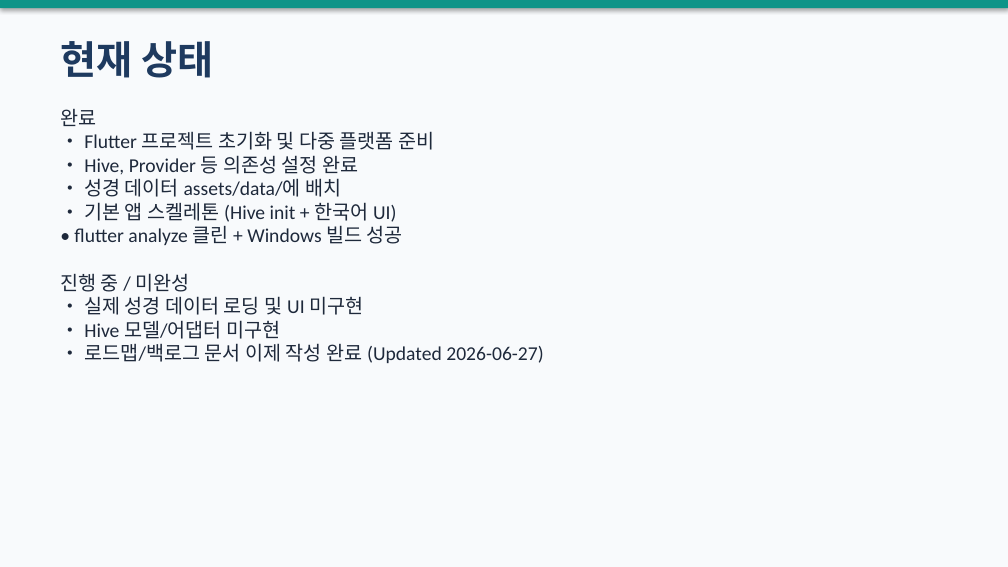
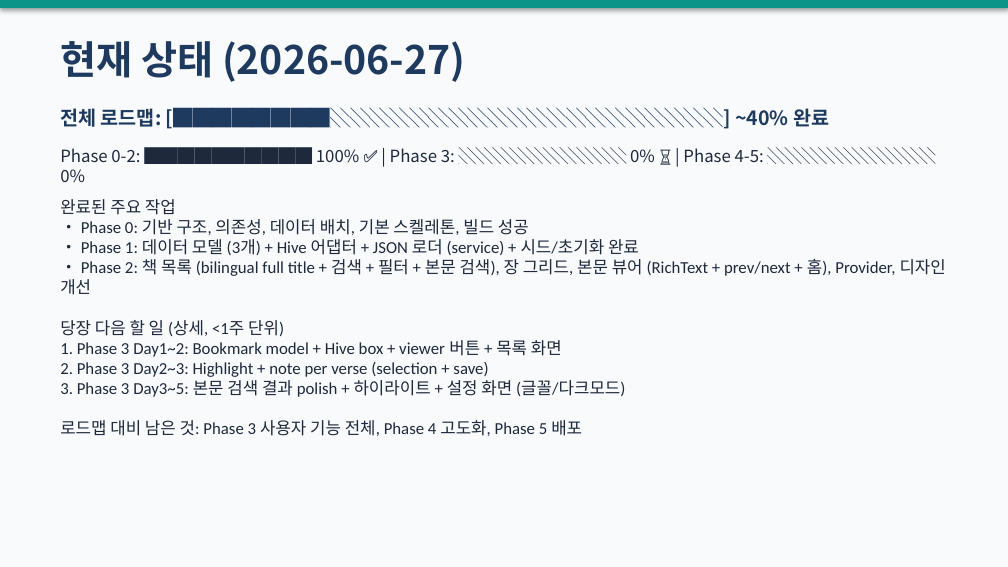
Before and after one commit to bcspl/korean-bible-app, a slide deck: slide 3 of docs/roadmap-pptx/Korean_Bible_App_Roadmap_및_작업제안_2026-06-27.pptx. Drawn at 1008x567 pixels with LibreOffice and Linux fonts; fonts in the diff are those of the drawing. Boxes give left, top, right and bottom in pixels: in the first picture for what was removed or moved away, otherwise in the second. Text is boxed around its words. In the diff, an @@ line names an element or a change of style, - is before the commit and + after.

Commit message:
Enhance roadmap-pptx skill output: clear current progress (40%), next tasks details, visual bars in PPTX and MDs (2026-06-27)

```diff
--- a/docs/roadmap-pptx/Korean_Bible_App_Roadmap_및_작업제안_2026-06-27.pptx
+++ b/docs/roadmap-pptx/Korean_Bible_App_Roadmap_및_작업제안_2026-06-27.pptx
@@ text at (60, 41, 465, 82): text changed @@
-현재 상태
+현재 상태 (2026-06-27)
@@ text at (60, 108, 830, 127): text changed; font Calibri to Noto Sans CJK KR; text colour #1E293B to #1E3A5F; bold on @@
-완료
-• Flutter 프로젝트 초기화 및 다중 플랫폼 준비
-• Hive, Provider 등 의존성 설정 완료
-• 성경 데이터 assets/data/에 배치
-• 기본 앱 스켈레톤 (Hive init + 한국어 UI)
-• flutter analyze 클린 + Windows 빌드 성공
-진행 중 / 미완성
-• 실제 성경 데이터 로딩 및 UI 미구현
-• Hive 모델/어댑터 미구현
-• 로드맵/백로그 문서 이제 작성 완료 (Updated 2026-06-27)
+전체 로드맵: [████████░░░░░░░░░░░░░░░░░░░░] ~40% 완료
@@ text added at (60, 148, 764, 182), 12 pt, text #1E293B @@
+Phase 0-2: ██████████ 100% ✅ | Phase 3: ░░░░░░░░░░ 0% ⏳ | Phase 4-5: ░░░░░░░░░░ 0%
@@ text added at (60, 199, 946, 436), 12 pt, text #1E293B @@
+완료된 주요 작업
+• Phase 0: 기반 구조, 의존성, 데이터 배치, 기본 스켈레톤, 빌드 성공
+• Phase 1: 데이터 모델 (3개) + Hive 어댑터 + JSON 로더 (service) + 시드/초기화 완료
+• Phase 2: 책 목록 (bilingual full title + 검색 + 필터 + 본문 검색), 장 그리드, 본문 뷰어 (RichText + prev/next + 홈), Provider, 디자인 개선
+당장 다음 할 일 (상세, <1주 단위)
+1. Phase 3 Day1~2: Bookmark model + Hive box + viewer 버튼 + 목록 화면
+2. Phase 3 Day2~3: Highlight + note per verse (selection + save)
+3. Phase 3 Day3~5: 본문 검색 결과 polish + 하이라이트 + 설정 화면 (글꼴/다크모드)
+로드맵 대비 남은 것: Phase 3 사용자 기능 전체, Phase 4 고도화, Phase 5 배포
```
Also in this commit, not shown: 3 other slides changed.
